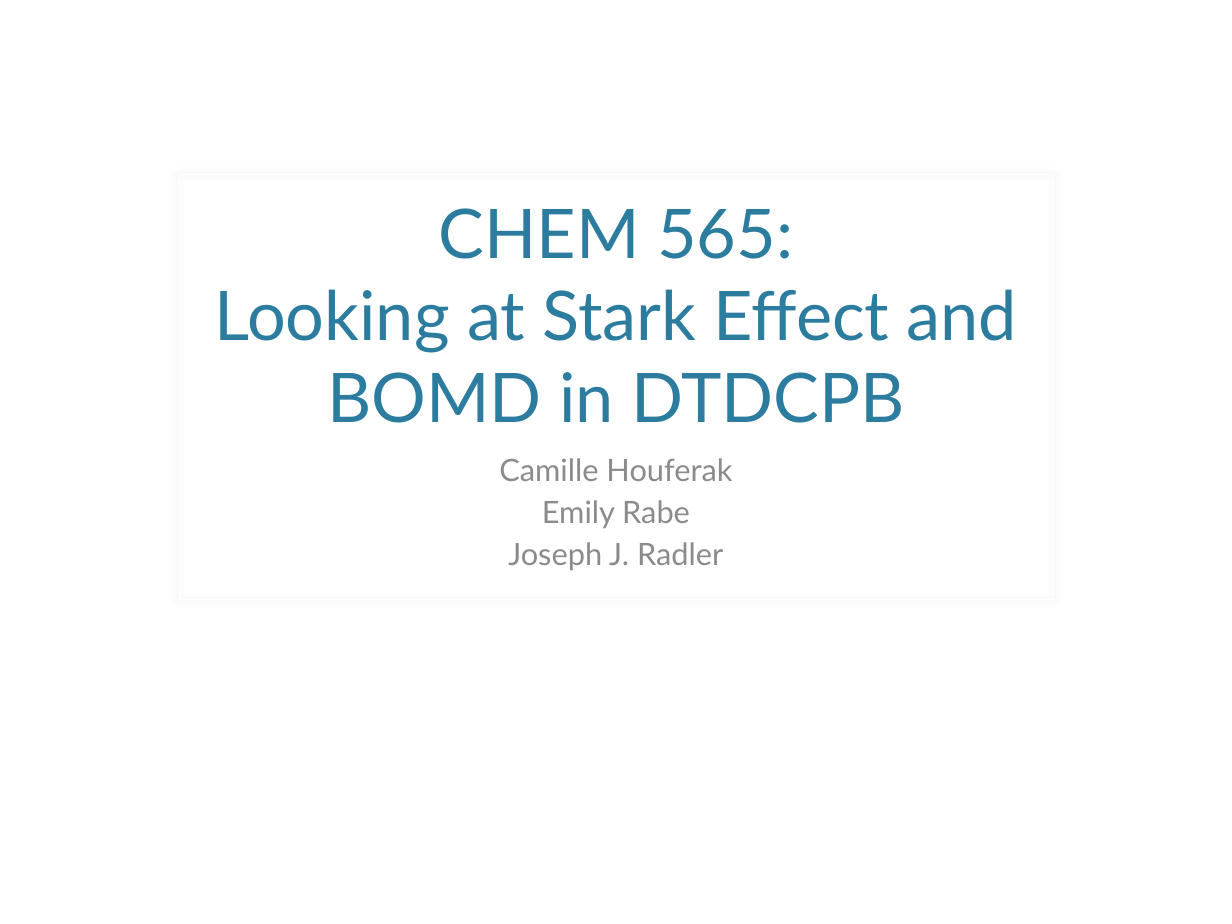
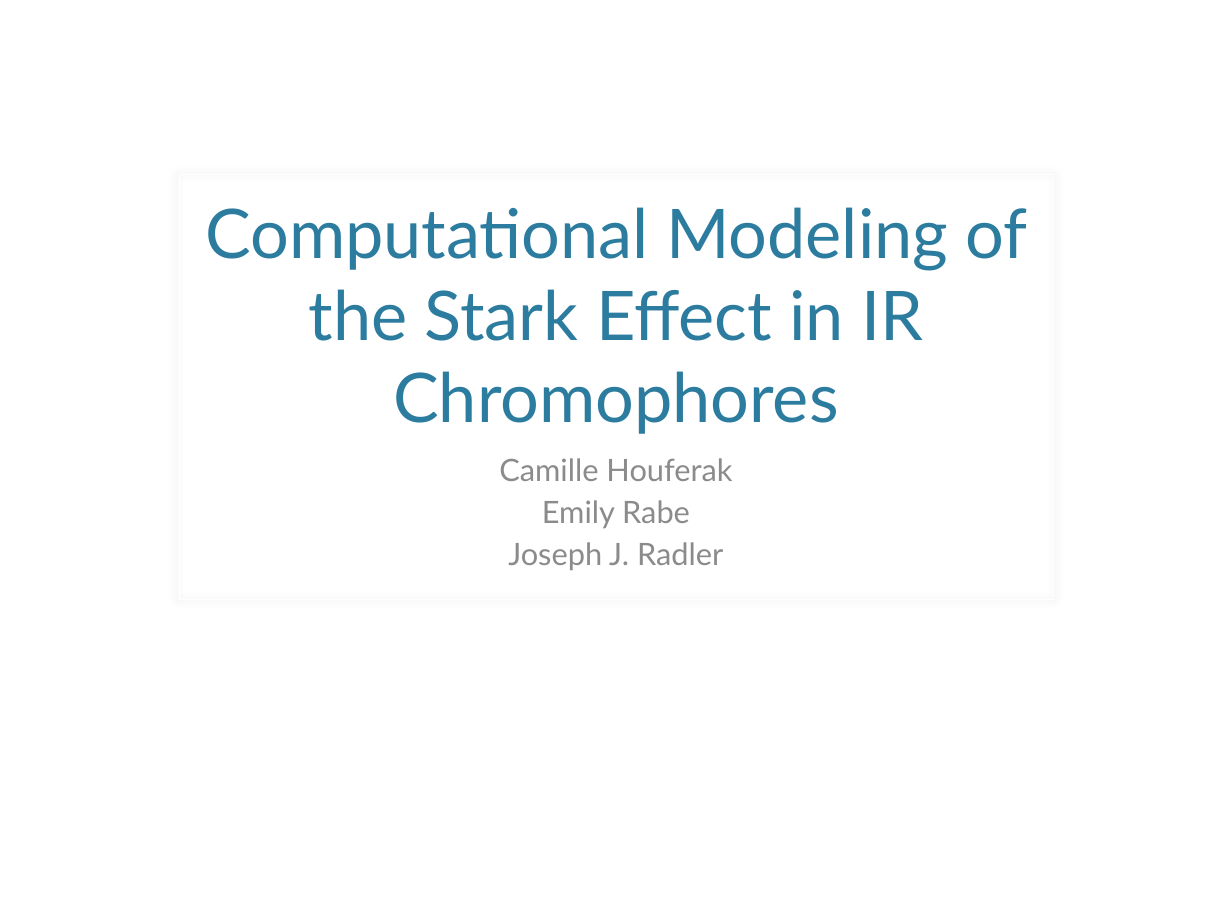
Before and after one commit to jjradler/565projectSp16, a slide deck: slide 1 of 565Presentation.pptx. Drawn at 1232x924 pixels with LibreOffice and Linux fonts; fonts in the diff are those of the drawing; background and template pictures are left out. Boxes give left, top, right and bottom in pixels: in the first picture for what was removed or moved away, otherwise in the second. Text is boxed around its words. In the diff, an @@ line names an element or a change of style, - is before the commit and + after.

```diff
--- a/565Presentation.pptx
+++ b/565Presentation.pptx
@@ title at (205,207,1028,434): text changed @@
-CHEM 565:
-Looking at Stark Effect and BOMD in DTDCPB
+Computational Modeling of the Stark Effect in IR Chromophores
```
Also in this commit, not shown: 1 other slide changed, 6 slides added, 1 slide removed.
